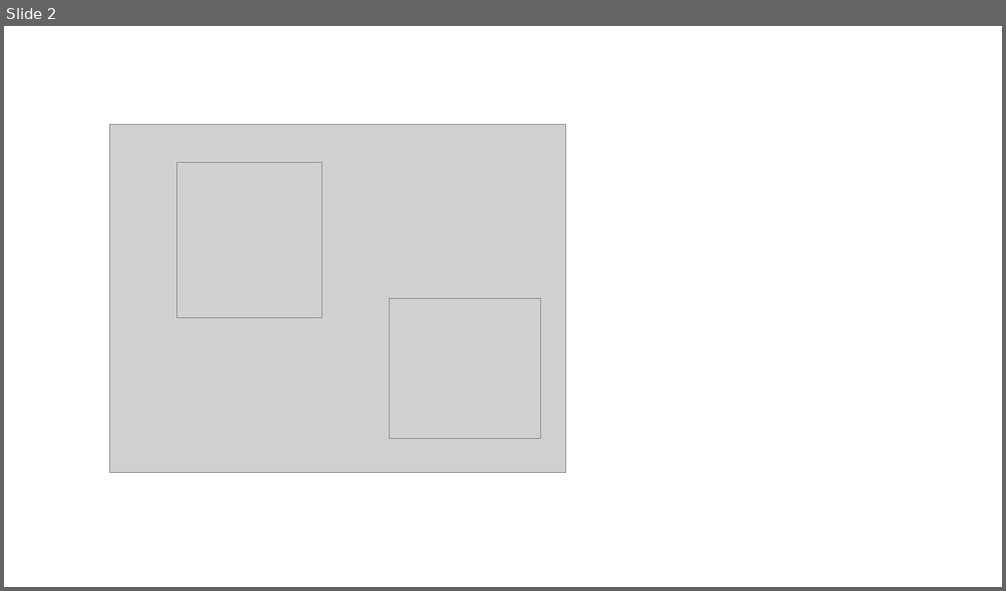
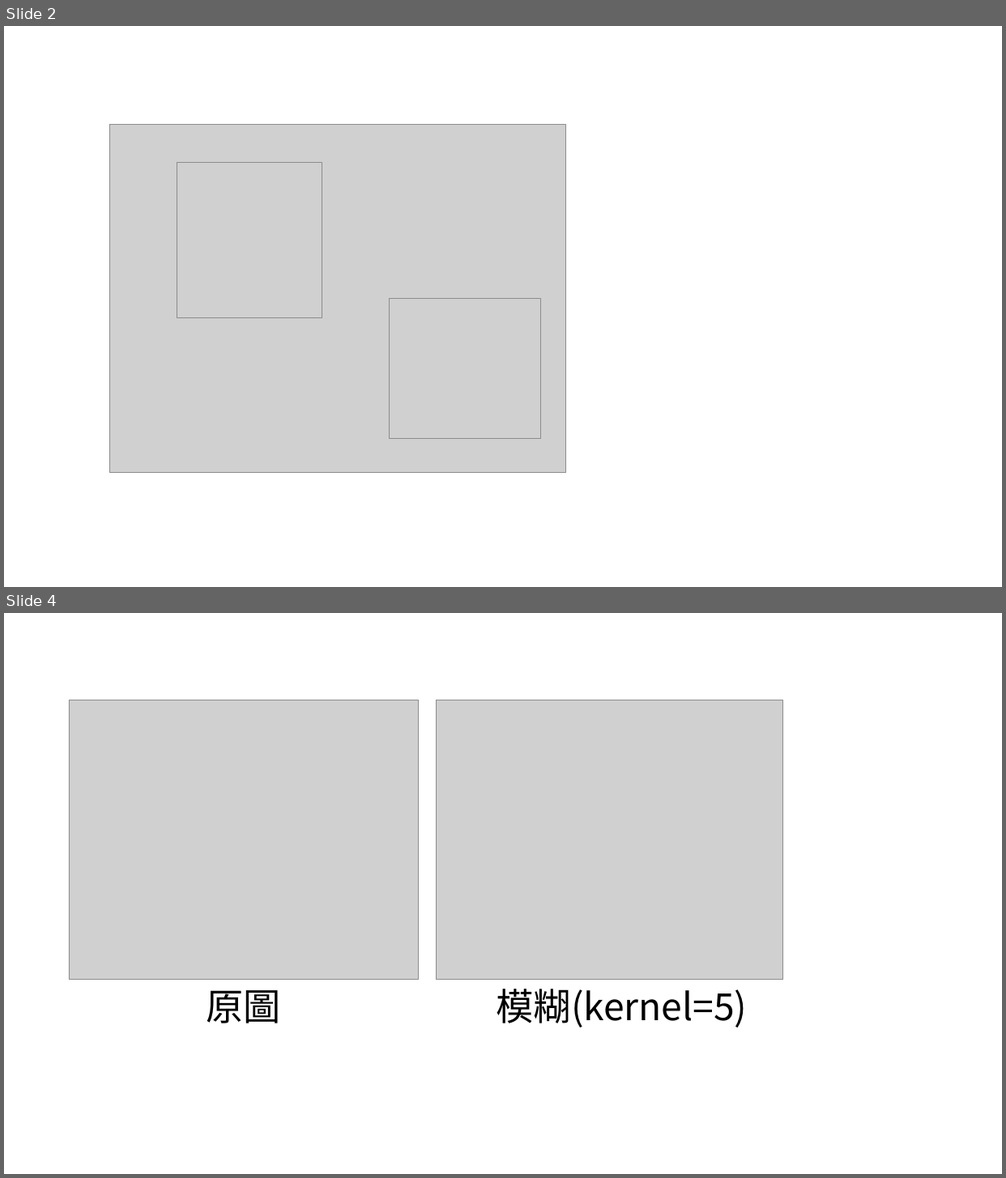
Before and after one commit to beardad1975/py4t, a slide deck: 課程資料/陣列與影音數位化/圖片.pptx. Shown one above the other, each under a label of ours: slide 2 before the commit, slides 2 and 4 after it; the slides between them are not shown. The pictures are 1006x591 and 1006x1178 pixels, drawn with LibreOffice and Linux fonts; fonts in the diff are those of the drawing; grey boxes stand for pictures. Boxes give left, top, right and bottom in pixels: in the first picture for what was removed or moved away, otherwise in the second. Text is boxed around its words. In the diff, an @@ line names an element or a change of style, - is before the commit and + after.

```diff
--- a/課程資料/陣列與影音數位化/圖片.pptx
+++ b/課程資料/陣列與影音數位化/圖片.pptx
@@ slide 4 added at box(4, 613, 1002, 1174), background #FFFFFF @@
@@ picture added at box(69, 700, 419, 980) @@
@@ picture added at box(436, 700, 783, 980) @@
@@ text added at box(206, 990, 280, 1024), 36 pt, text #000000 @@
+原圖
@@ text added at box(496, 989, 748, 1028), 36 pt, text #000000 @@
+模糊(kernel=5)
```
Also in this commit, not shown: 4 other slides added, 29 other files.
